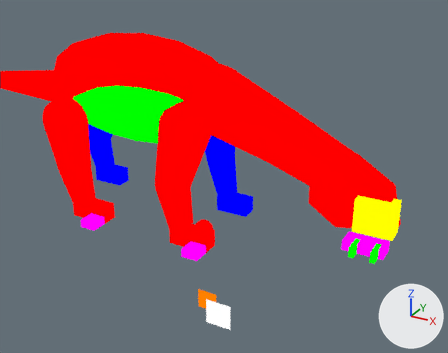
The Blender file assets-source/blender/motion/nigersaurus-walk.blend as it was, and as the next commit left it.
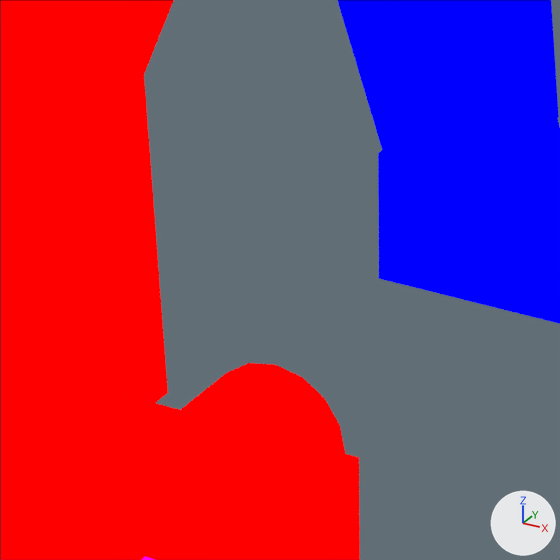
There are two pictures of each version: one whole from a 50 mm camera at (91.9, -59.1, 35.9) aimed at (60.8, -2.4, 7.6), one close up on the part from 39% to 53% of the width and 51% to 68% of the height. The lights are fixed; the arrows at lower right show +X, +Y and +Z. The first two pictures are the older version. Both versions are drawn at full value of the shape key 'walk_04' of 'DinoTycoon_Motion_nigersaurus_walk_near_front_tip'; the numbers are the values there.

The first close-up shows 'DinoTycoon_Motion_nigersaurus_walk_far_front_1', 'DinoTycoon_Motion_nigersaurus_walk_far_front_foot', 'DinoTycoon_Motion_nigersaurus_walk_far_front_tip', 'DinoTycoon_Motion_nigersaurus_walk_near_front_0', 'DinoTycoon_Motion_nigersaurus_walk_near_front_1', 'DinoTycoon_Motion_nigersaurus_walk_near_front_foot', 'DinoTycoon_Motion_nigersaurus_walk_near_front_joint_1', 'DinoTycoon_Motion_nigersaurus_walk_near_front_tip'.
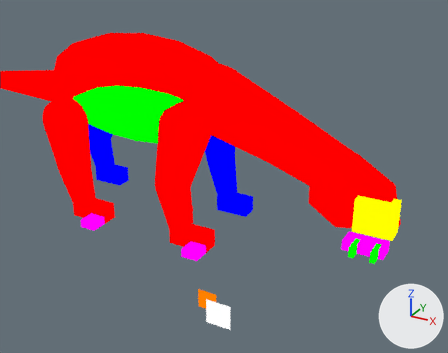
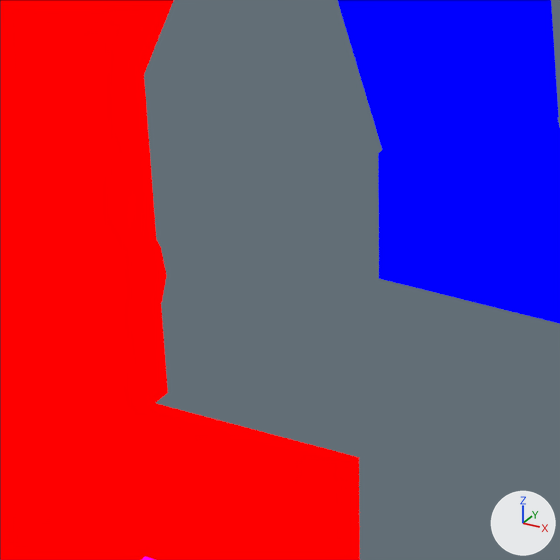
The change, as a list of edits to the scene's bpy script:
```text
Change me_dinotycoon_motion_nigersaurus_walk_sample_near_front_tip:
    used by ob_dinotycoon_motion_nigersaurus_walk_near_front_tip; location = (0.0, 0.0, 0.0)
    remove me_dinotycoon_motion_nigersaurus_walk_sample_near_front_tip.from_pydata(...)  # 32 vertices, 18 faces; spans x 58.73..60.78, y -7.0..-5.0, z 0.97..3.03
    add me_dinotycoon_motion_nigersaurus_walk_sample_near_front_tip.from_pydata(...)  # 32 vertices, 18 faces; spans x 56.1..58.15, y -7.0..-5.0, z 2.88..4.94
    me_dinotycoon_motion_nigersaurus_walk_sample_near_front_tip part 1: the whole mesh is moved by (-2.63, 0.0, 1.91)
```

Changed parts and their boxes [x1, y1, x2, y2] in the close-ups (560 x 560 px):
'DinoTycoon_Motion_nigersaurus_walk_near_front_tip', moved: before [126, 363, 345, 560]; after [0, 239, 167, 394]
